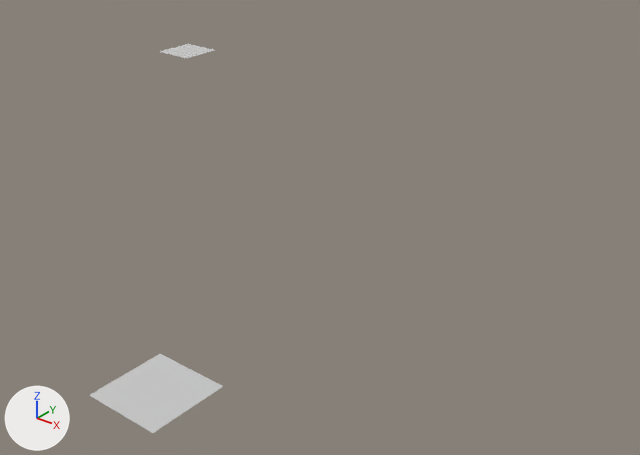
A saved change to the Blender file maps/tiles/tiles.blend.
Rendered twice from a 50 mm lens placed at (1.619, -0.497, 0.568), pointed at (0.734, 0.61, -0.119). Every picture has the same lights, and +X, +Y and +Z are marked at lower left.

Script lines for the objects in view, before the commit:
```python
me_soil_green_bush = bpy.data.meshes.new('soil_green_bush')
me_soil_green_bush.from_pydata([(-0.05, 0.05, 0.0), (-0.05, -0.05, 0.0), (0.05, -0.05, 0.0), (0.05, 0.05, 0.0)], [], [(0, 1, 2, 3)])
me_soil_green_bush.polygons.foreach_set('use_smooth', [True] * 1)
me_soil_green_bush.materials.append(mat_soil)  # its picture is missing
ob_soil_green_bush = bpy.data.objects.new('soil_green_bush', me_soil_green_bush)
ob_soil_green_bush.location = (1.0, 0.0, 0.0)
```
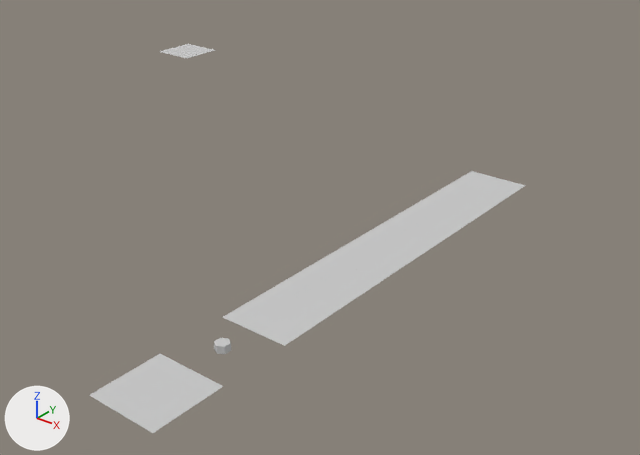
The change, as a diff of the scene's bpy script:
```diff
--- a/maps/tiles/tiles.blend.py
+++ b/maps/tiles/tiles.blend.py
@@ me_soil_green_bush_tl_tr @@
+me_soil_green_bush_tl_tr.from_pydata([(0.05, -0.05, 0.0), (0.05, 0.05, 0.0), (-0.05, 0.05, 0.0), (-0.05, -0.05, 0.0)], [], [(0, 1, 2, 3)])
+me_soil_green_bush_tl_tr.polygons.foreach_set('use_smooth', [True] * 1)
+me_soil_green_bush_tl_tr.materials.append(mat_soil)  # its picture is missing
@@ me_soil_green_bush_br_tl_tr @@
+me_soil_green_bush_br_tl_tr.from_pydata([(-0.05, 0.05, 0.0), (-0.05, -0.05, 0.0), (0.05, -0.05, 0.0), (0.05, 0.05, 0.0)], [], [(0, 1, 2, 3)])
+me_soil_green_bush_br_tl_tr.polygons.foreach_set('use_smooth', [True] * 1)
+me_soil_green_bush_br_tl_tr.materials.append(mat_soil)  # its picture is missing
@@ me_soil_green_bush_br_bl_tr @@
+me_soil_green_bush_br_bl_tr.from_pydata([(0.05, -0.05, 0.0), (0.05, 0.05, 0.0), (-0.05, 0.05, 0.0), (-0.05, -0.05, 0.0)], [], [(0, 1, 2, 3)])
+me_soil_green_bush_br_bl_tr.polygons.foreach_set('use_smooth', [True] * 1)
+me_soil_green_bush_br_bl_tr.materials.append(mat_soil)  # its picture is missing
@@ me_soil_green_bush_bl_br_tl_tr @@
+me_soil_green_bush_bl_br_tl_tr.from_pydata([(-0.05, 0.05, 0.0), (-0.05, -0.05, 0.0), (0.05, -0.05, 0.0), (0.05, 0.05, 0.0)], [], [(0, 1, 2, 3)])
+me_soil_green_bush_bl_br_tl_tr.polygons.foreach_set('use_smooth', [True] * 1)
+me_soil_green_bush_bl_br_tl_tr.materials.append(mat_soil)  # its picture is missing
@@ me_soil_green_bush_bl_br @@
+me_soil_green_bush_bl_br.from_pydata([(-0.05, 0.05, 0.0), (-0.05, -0.05, 0.0), (0.05, -0.05, 0.0), (0.05, 0.05, 0.0)], [], [(0, 1, 2, 3)])
+me_soil_green_bush_bl_br.polygons.foreach_set('use_smooth', [True] * 1)
+me_soil_green_bush_bl_br.materials.append(mat_soil)  # its picture is missing
@@ me_soil_green @@
+me_soil_green.from_pydata([(0.05, -0.05, 0.0), (0.05, 0.05, 0.0), (-0.05, 0.05, 0.0), (-0.05, -0.05, 0.0)], [], [(0, 1, 2, 3)])
+me_soil_green.polygons.foreach_set('use_smooth', [True] * 1)
+me_soil_green.materials.append(mat_soil)  # its picture is missing
@@ ob_soil_green_bush_tl_tr @@
+ob_soil_green_bush_tl_tr = bpy.data.objects.new('soil_green_bush_tl_tr', me_soil_green_bush_tl_tr)
+ob_soil_green_bush_tl_tr.location = (1.0, 0.7, 0.0)
@@ ob_soil_green_bush_br_tl_tr @@
+ob_soil_green_bush_br_tl_tr = bpy.data.objects.new('soil_green_bush_br_tl_tr', me_soil_green_bush_br_tl_tr)
+ob_soil_green_bush_br_tl_tr.location = (1.0, 0.6, 0.0)
@@ ob_soil_green_bush_br_bl_tr @@
+ob_soil_green_bush_br_bl_tr = bpy.data.objects.new('soil_green_bush_br_bl_tr', me_soil_green_bush_br_bl_tr)
+ob_soil_green_bush_br_bl_tr.location = (1.0, 0.4, 0.0)
@@ ob_soil_green_bush_bl_br_tl_tr @@
+ob_soil_green_bush_bl_br_tl_tr = bpy.data.objects.new('soil_green_bush_bl_br_tl_tr', me_soil_green_bush_bl_br_tl_tr)
+ob_soil_green_bush_bl_br_tl_tr.location = (1.0, 0.5, 0.0)
@@ ob_soil_green_bush_bl_br @@
+ob_soil_green_bush_bl_br = bpy.data.objects.new('soil_green_bush_bl_br', me_soil_green_bush_bl_br)
+ob_soil_green_bush_bl_br.location = (1.0, 0.3, 0.0)
@@ ob_soil_green_000 @@
+ob_soil_green_000 = bpy.data.objects.new('soil_green.000', me_soil_green)
+ob_soil_green_000.location = (1.0, 0.2, 0.0)
@@ ob_green_bush_trunk @@
+ob_green_bush_trunk = bpy.data.objects.new('green_bush_trunk', me_green_bush_trunk)  # 12 vertices, 7 faces; spans x -0.0087..0.0087, y -0.01..0.01, z 0.0..0.01; in mat_soil (its picture is missing)
+ob_green_bush_trunk.location = (1.0, 0.1, 0.0)
```

Where the change shows, as pixel boxes (x1, y1, x2, y2) in the pictures (640 x 455 px):
'soil_green.000', added: after (223, 285, 338, 346)
'soil_green_bush_bl_br', added: after (277, 257, 384, 310)
'soil_green_bush_br_bl_tr', added: after (325, 232, 425, 279)
'soil_green_bush_bl_br_tl_tr', added: after (368, 210, 463, 252)
'soil_green_bush_br_tl_tr', added: after (406, 189, 496, 227)
'soil_green_bush_tl_tr', added: after (441, 171, 526, 205)
'green_bush_trunk', added: after (214, 338, 231, 354)
